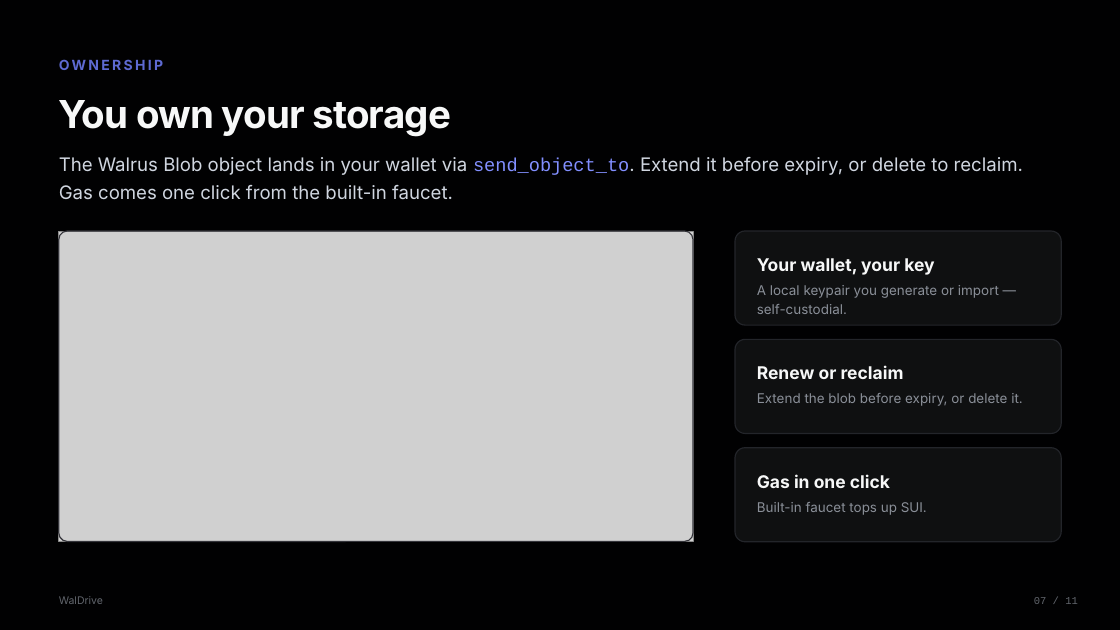
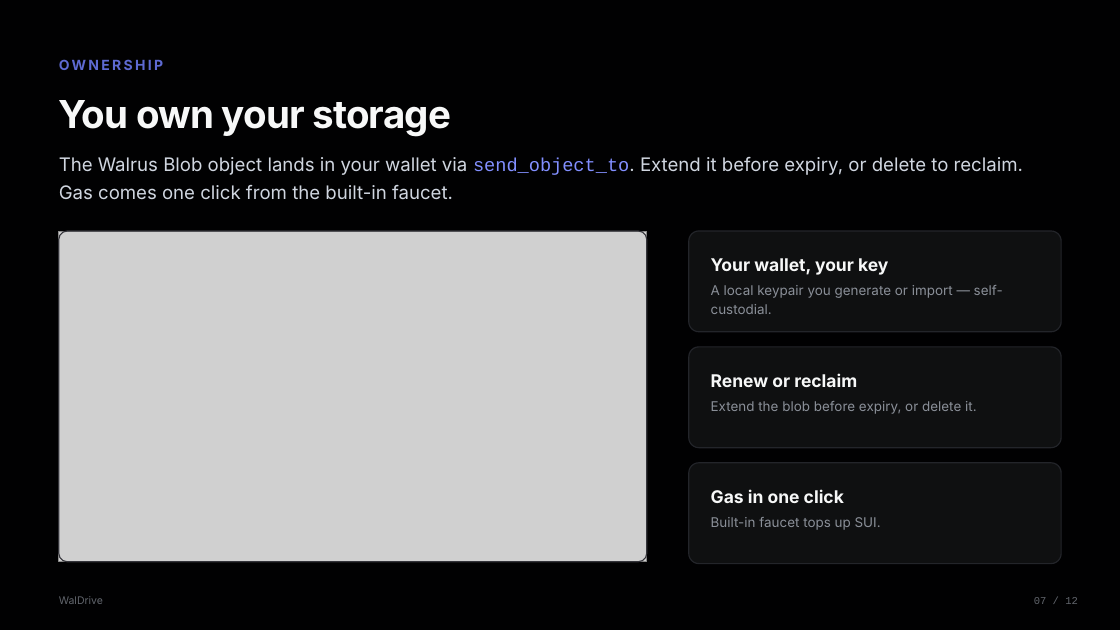
Before and after one commit to Fldicoahkiin/WalDrive, a slide deck: slide 7 of submission/WalDrive-deck.pptx. Drawn at 1120x630 pixels with LibreOffice and Linux fonts; fonts in the diff are those of the drawing; grey boxes stand for pictures. Boxes give left, top, right and bottom in pixels: in the first picture for what was removed or moved away, otherwise in the second. Text is boxed around its words. In the diff, an @@ line names an element or a change of style, - is before the commit and + after.

Commit message:
chore(submission): refresh deck + screenshots from the code-built UI; add a business-model slide
- screenshots regenerated from the deterministic code-built compositions (crisp, consistent with the gifs/video) — replaces the old sparse screen recordings
- deck (now 12 slides): new Business model slide (pay-per-upload / persistence+privacy / monetize-your-data); three-pieces + why-it-fits updated to MCP + CLI + skill; storage slide refit to 16:9

```diff
--- a/submission/WalDrive-deck.pptx
+++ b/submission/WalDrive-deck.pptx
@@ picture: place and size @@
-picture at <box>59,231,693,542</box>
+picture at <box>59,231,647,562</box>
@@ rounded rectangle: place and size @@
-rounded rectangle at <box>59,231,693,542</box>
+rounded rectangle at <box>59,231,647,562</box>
@@ rounded rectangle: place and size @@
-rounded rectangle at <box>735,231,1061,325</box>
+rounded rectangle at <box>689,231,1061,332</box>
@@ text "Your wallet, your key": place and size @@
-text "Your wallet, your key" at <box>757,258,934,275</box>
+text "Your wallet, your key" at <box>711,258,888,275</box>
@@ text "A local keypair you generate ..." rewrapped from <box>757,285,999,314</box> to <box>711,285,1003,314</box> @@
@@ rounded rectangle: place and size @@
-rounded rectangle at <box>735,339,1061,434</box>
+rounded rectangle at <box>689,347,1061,448</box>
@@ text "Renew or reclaim": place and size @@
-text "Renew or reclaim" at <box>757,365,904,379</box>
+text "Renew or reclaim" at <box>711,373,857,387</box>
@@ text "Extend the blob before expiry, ...": place and size @@
-text "Extend the blob before expiry, ..." at <box>757,393,1023,406</box>
+text "Extend the blob before expiry, ..." at <box>711,401,977,414</box>
@@ proportions changed in 4 elements at <box>59,231,647,562</box>, <box>689,231,1061,332</box>, <box>689,347,1061,448</box>, <box>689,463,1061,564</box> @@
@@ rounded rectangle: place and size @@
-rounded rectangle at <box>735,448,1061,542</box>
+rounded rectangle at <box>689,463,1061,564</box>
@@ text "Gas in one click": place and size @@
-text "Gas in one click" at <box>757,474,890,488</box>
+text "Gas in one click" at <box>711,489,844,503</box>
@@ text "Built-in faucet tops up SUI.": place and size @@
-text "Built-in faucet tops up SUI." at <box>757,502,927,515</box>
+text "Built-in faucet tops up SUI." at <box>711,517,881,530</box>
@@ text at <box>1034,597,1078,604</box>: text changed @@
-07 / 11
+07 / 12
```
Also in this commit, not shown: 8 other slides changed, 1 slide added, 5 other files.
